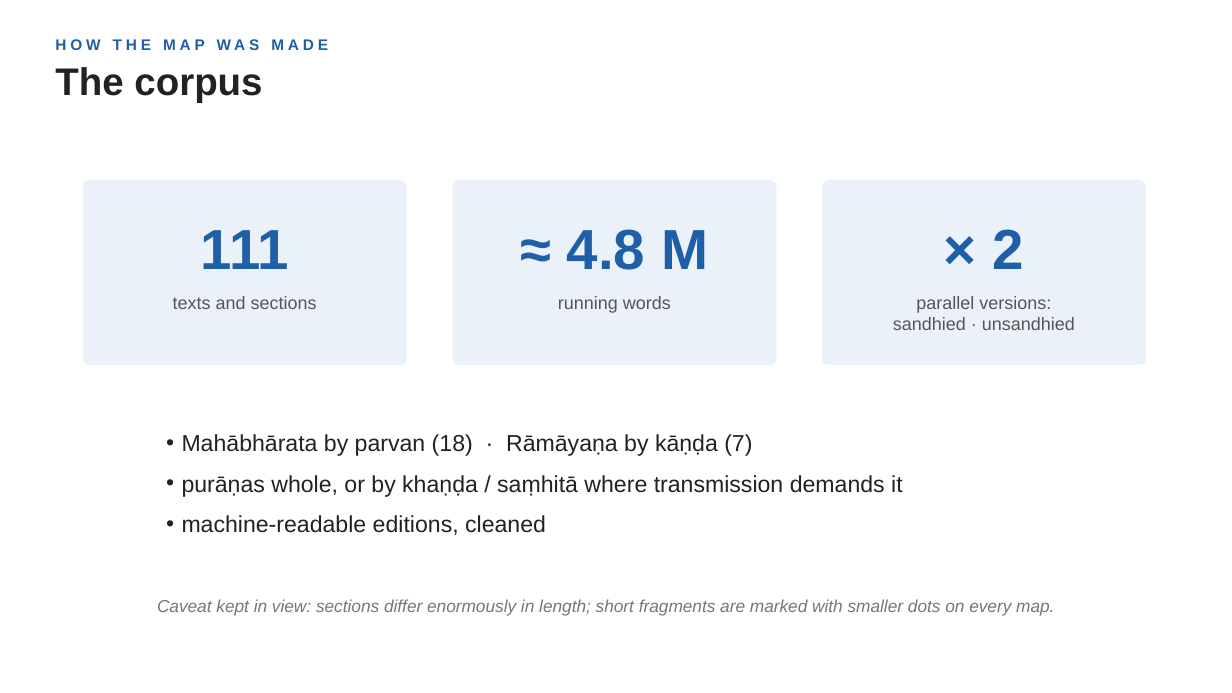
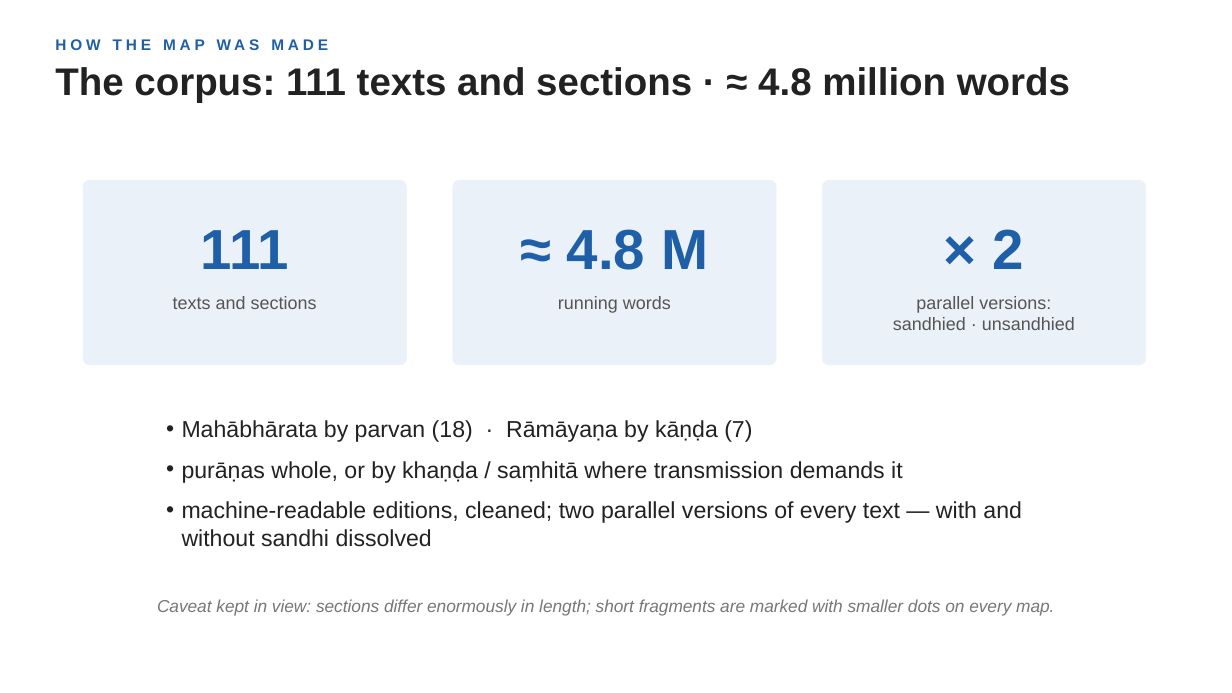
Before and after one commit to kengoharimoto/stylometry-experiments, a slide deck: slide 6 of materials/presentation_2026/chronology_stratification.pptx (slide 5 before the commit). Drawn at 1232x693 pixels with LibreOffice and Linux fonts; fonts in the diff are those of the drawing. Boxes give left, top, right and bottom in pixels: in the first picture for what was removed or moved away, otherwise in the second. Text is boxed around its words. In the diff, an @@ line names an element or a change of style, - is before the commit and + after.

```diff
--- a/materials/presentation_2026/chronology_stratification.pptx
+++ b/materials/presentation_2026/chronology_stratification.pptx
@@ text at <box>55,67,1070,103</box>: text changed @@
-The corpus
+The corpus: 111 texts and sections · ≈ 4.8 million words
@@ text at <box>182,501,1022,547</box>: text changed @@
-• machine-readable editions, cleaned
+• machine-readable editions, cleaned; two parallel versions of every text — with and without sandhi dissolved
```
Also in this commit, not shown: 10 other slides changed, 2 slides added, 1 slide removed, 6 other files.
